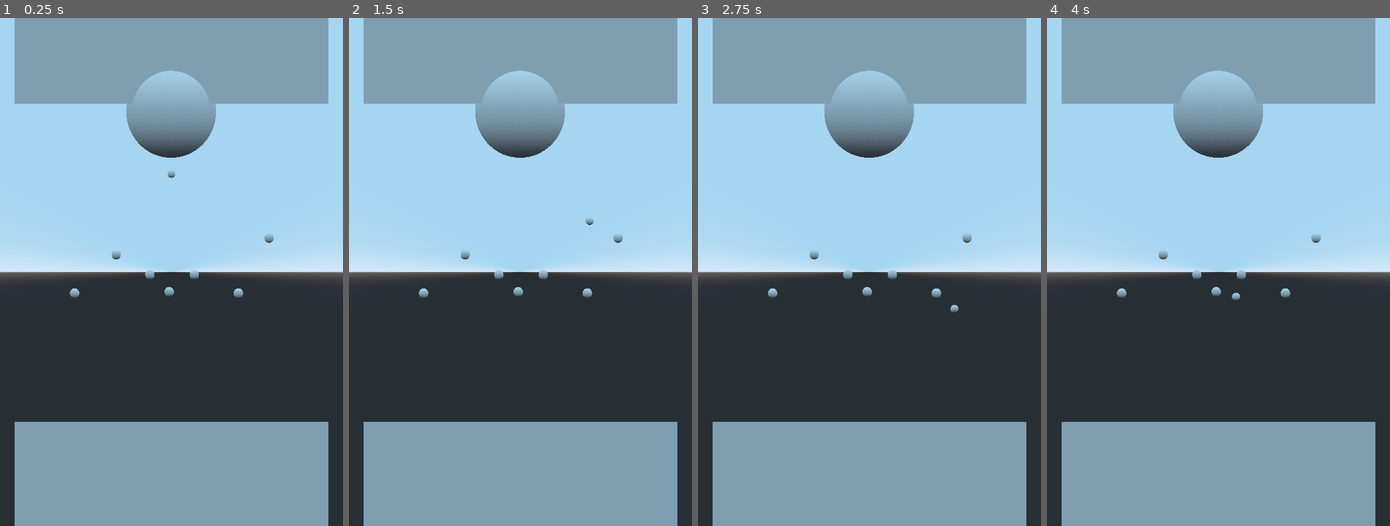
Above: before the commit, frames 1-4 (left to right).
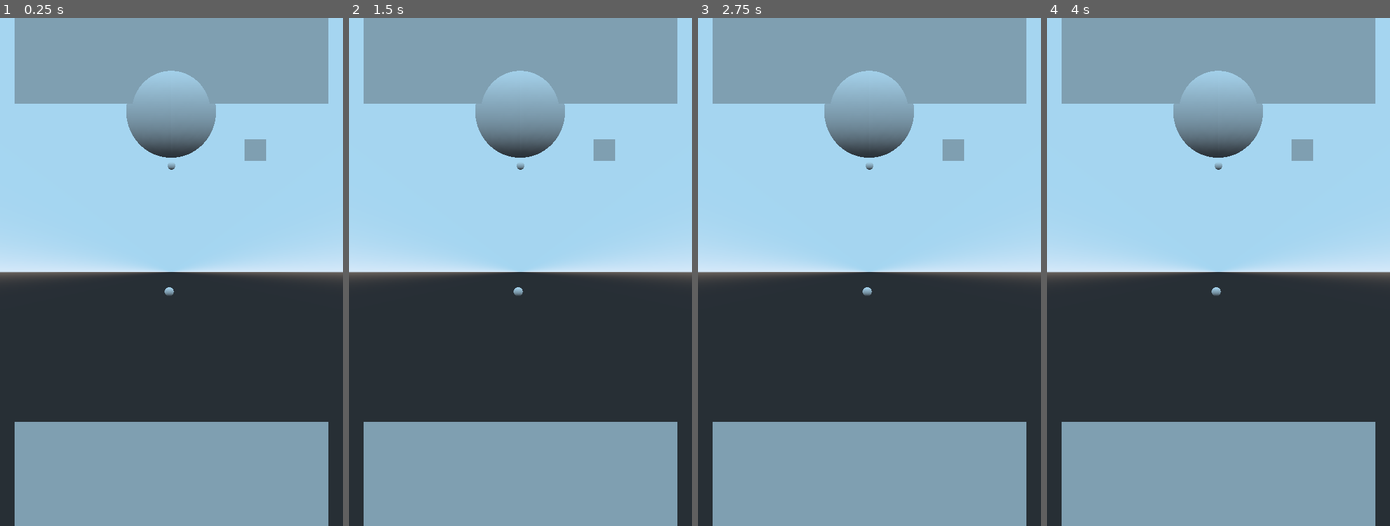
Above: after the commit, the same moments.

Repository: beothorn/librethrow
Game: Godot game, scene res://playStage/PlayStage.tscn
Same seed, same stepped clock (60 frames per second), same inputs: the game is played once before the commit and once after it.
Inputs (mouse positions are in pixels of both pictures, inside the frame that each line leads up to):
- Up to frame 1 (0.25 s): no input
- Up to frame 2 (1.5 s): tap Enter at 0.5 s; move the mouse to (595, 246) at 0.52 s; click (595, 246) at 0.67 s; move the mouse to (451, 297) at 1.27 s; click (451, 297) at 1.42 s
- Up to frame 3 (2.75 s): tap Space at 2 s; move the mouse to (903, 160) at 2.02 s; click (903, 160) at 2.17 s
- Up to frame 4 (4 s): move the mouse to (1201, 373) at 2.77 s; click (1201, 373) at 2.92 s; tap Enter at 3.5 s; move the mouse to (1321, 348) at 3.52 s; click (1321, 348) at 3.67 s

The runs differ from the first frame. In frame 1, 0.5% of the frame differs, in the area x 20-80%, y 23-55%; in frame 2, 0.6%; in frame 3, 0.6%; in frame 4, 0.6%, in the area x 20-80%, y 23-56%.

Commit message:
Click to release ball

Diff:
--- a/game/playStage/PlayStage.gd
+++ b/game/playStage/PlayStage.gd
@@ -1,4 +1,13 @@
 extends Spatial
+
+onready var ball = get_node("/root/GameRoom/Ball")
 
 func _ready():
 	PhysicsServer.area_set_param(get_world().get_space(), PhysicsServer.AREA_PARAM_GRAVITY_VECTOR, Vector3(0, -1, 0))
+
+
+func _on_StaticBody_input_event(camera, event, click_position, click_normal, shape_idx):
+	var mouse_click = event as InputEventMouseButton
+	if mouse_click and mouse_click.button_index == 1 and mouse_click.pressed:
+		ball.gravity_scale = 1
+		ball.apply_impulse(Vector3(0,0,0), Vector3(5.5,-5.5,0))
--- a/game/playStage/PlayStage.tscn
+++ b/game/playStage/PlayStage.tscn
@@ -1,16 +1,16 @@
-[gd_scene load_steps=11 format=2]
+[gd_scene load_steps=15 format=2]
 
 [ext_resource path="res://playStage/PlayStage.gd" type="Script" id=1]
 
-[sub_resource type="PhysicsMaterial" id=8]
-bounce = 0.9
+[sub_resource type="PhysicsMaterial" id=9]
+bounce = 0.8
 
-[sub_resource type="SpatialMaterial" id=2]
+[sub_resource type="SpatialMaterial" id=1]
 
-[sub_resource type="SphereMesh" id=1]
-material = SubResource( 2 )
+[sub_resource type="SphereMesh" id=2]
+material = SubResource( 1 )
 radius = 0.18
-height = 0.378
+height = 0.36
 
 [sub_resource type="SphereShape" id=3]
 radius = 0.184528
@@ -19,18 +19,28 @@
 radius = 2.072
 height = 4.282
 
-[sub_resource type="CubeMesh" id=7]
+[sub_resource type="CubeMesh" id=5]
 size = Vector3( 14.5, 7.73, 7.19 )
 
-[sub_resource type="BoxShape" id=9]
+[sub_resource type="BoxShape" id=6]
 extents = Vector3( 0.682512, 11.3613, 1 )
 
-[sub_resource type="SphereMesh" id=5]
-radius = 0.218
-height = 0.456
+[sub_resource type="SphereMesh" id=7]
+radius = 0.21
+height = 0.42
 
-[sub_resource type="SphereShape" id=6]
-radius = 0.225619
+[sub_resource type="SphereShape" id=8]
+radius = 0.209693
+
+[sub_resource type="BoxShape" id=10]
+
+[sub_resource type="VisualShader" id=11]
+
+[sub_resource type="ShaderMaterial" id=12]
+shader = SubResource( 11 )
+
+[sub_resource type="QuadMesh" id=13]
+material = SubResource( 12 )
 
 [node name="GameRoom" type="Spatial"]
 script = ExtResource( 1 )
@@ -42,12 +52,11 @@
 
 [node name="Ball" type="RigidBody" parent="."]
 transform = Transform( 1, 0, 0, 0, 1, 0, 0, 0, 1, -3.9041e-05, 4.90836, 0.00413156 )
-physics_material_override = SubResource( 8 )
-gravity_scale = 1.5
-axis_lock_linear_z = true
+physics_material_override = SubResource( 9 )
+gravity_scale = 0.0
 
 [node name="Ball" type="CSGMesh" parent="Ball"]
-mesh = SubResource( 1 )
+mesh = SubResource( 2 )
 
 [node name="CollisionShape" type="CollisionShape" parent="Ball"]
 shape = SubResource( 3 )
@@ -60,94 +69,43 @@
 
 [node name="TopWall" type="CSGMesh" parent="Walls"]
 transform = Transform( 1, 0, 0, 0, 1, 0, 0, 0, 1, 0, 11.6431, -2.59276 )
-mesh = SubResource( 7 )
+mesh = SubResource( 5 )
 
 [node name="BottomWall" type="CSGMesh" parent="Walls"]
 transform = Transform( 1, 0, 0, 0, 1, 0, 0, 0, 1, 0, -10.7732, -3 )
-mesh = SubResource( 7 )
+mesh = SubResource( 5 )
 
-[node name="KinematicBody" type="KinematicBody" parent="Walls"]
+[node name="KinematicBody" type="StaticBody" parent="Walls"]
 
 [node name="CollisionShape" type="CollisionShape" parent="Walls/KinematicBody"]
 transform = Transform( -4.37114e-08, 1, 0, -1, -4.37114e-08, 0, 0, 0, 1, -0.0379572, -7.59004, 0 )
-shape = SubResource( 9 )
+shape = SubResource( 6 )
 
 [node name="CollisionShape2" type="CollisionShape" parent="Walls/KinematicBody"]
 transform = Transform( 1, 0, 0, 0, 1, 0, 0, 0, 1, 7.16866, -0.030015, 0 )
-shape = SubResource( 9 )
+shape = SubResource( 6 )
 
 [node name="CollisionShape3" type="CollisionShape" parent="Walls/KinematicBody"]
 transform = Transform( 1, 0, 0, 0, 1, 0, 0, 0, 1, -7.18274, -0.030015, 0 )
-shape = SubResource( 9 )
+shape = SubResource( 6 )
 
 [node name="Stones" type="Spatial" parent="."]
 
-[node name="Stone" type="KinematicBody" parent="Stones"]
-editor/display_folded = true
+[node name="Stone" type="StaticBody" parent="Stones"]
 transform = Transform( 1, 0, 0, 0, 1, 0, 0, 0, 1, -0.104614, -0.910785, 0 )
 
 [node name="Stone" type="CSGMesh" parent="Stones/Stone"]
-mesh = SubResource( 5 )
+mesh = SubResource( 7 )
 
 [node name="CollisionShape" type="CollisionShape" parent="Stones/Stone"]
-shape = SubResource( 6 )
+shape = SubResource( 8 )
 
-[node name="Stone2" type="KinematicBody" parent="Stones"]
-editor/display_folded = true
-transform = Transform( 1, 0, 0, 0, 1, 0, 0, 0, 1, 1.05265, -0.124714, 0 )
+[node name="StaticBody" type="StaticBody" parent="."]
+transform = Transform( 1, 0, 0, 0, 1, 0, 0, 0, 1, 3.86179, 5.62999, 2.78735 )
 
-[node name="Stone" type="CSGMesh" parent="Stones/Stone2"]
-mesh = SubResource( 5 )
+[node name="CollisionShape" type="CollisionShape" parent="StaticBody"]
+shape = SubResource( 10 )
 
-[node name="CollisionShape" type="CollisionShape" parent="Stones/Stone2"]
-shape = SubResource( 6 )
-
-[node name="Stone3" type="KinematicBody" parent="Stones"]
-editor/display_folded = true
-transform = Transform( 1, 0, 0, 0, 1, 0, 0, 0, 1, -0.999863, -0.124714, 0 )
-
-[node name="Stone" type="CSGMesh" parent="Stones/Stone3"]
-mesh = SubResource( 5 )
-
-[node name="CollisionShape" type="CollisionShape" parent="Stones/Stone3"]
-shape = SubResource( 6 )
-
-[node name="Stone4" type="KinematicBody" parent="Stones"]
-editor/display_folded = true
-transform = Transform( 1, 0, 0, 0, 1, 0, 0, 0, 1, -2.55017, 0.814203, 0 )
-
-[node name="Stone" type="CSGMesh" parent="Stones/Stone4"]
-mesh = SubResource( 5 )
-
-[node name="CollisionShape" type="CollisionShape" parent="Stones/Stone4"]
-shape = SubResource( 6 )
-
-[node name="Stone5" type="KinematicBody" parent="Stones"]
-editor/display_folded = true
-transform = Transform( 1, 0, 0, 0, 1, 0, 0, 0, 1, -4.47168, -0.97629, 0 )
-
-[node name="Stone" type="CSGMesh" parent="Stones/Stone5"]
-mesh = SubResource( 5 )
-
-[node name="CollisionShape" type="CollisionShape" parent="Stones/Stone5"]
-shape = SubResource( 6 )
-
-[node name="Stone6" type="KinematicBody" parent="Stones"]
-editor/display_folded = true
-transform = Transform( 1, 0, 0, 0, 1, 0, 0, 0, 1, 3.08333, -0.97629, 0 )
-
-[node name="Stone" type="CSGMesh" parent="Stones/Stone6"]
-mesh = SubResource( 5 )
-
-[node name="CollisionShape" type="CollisionShape" parent="Stones/Stone6"]
-shape = SubResource( 6 )
-
-[node name="Stone7" type="KinematicBody" parent="Stones"]
-editor/display_folded = true
-transform = Transform( 1, 0, 0, 0, 1, 0, 0, 0, 1, 4.50263, 1.57844, 0 )
-
-[node name="Stone" type="CSGMesh" parent="Stones/Stone7"]
-mesh = SubResource( 5 )
-
-[node name="CollisionShape" type="CollisionShape" parent="Stones/Stone7"]
-shape = SubResource( 6 )
+[node name="CSGMesh" type="CSGMesh" parent="StaticBody"]
+mesh = SubResource( 13 )
+[connection signal="input_event" from="StaticBody" to="." method="_on_StaticBody_input_event"]
